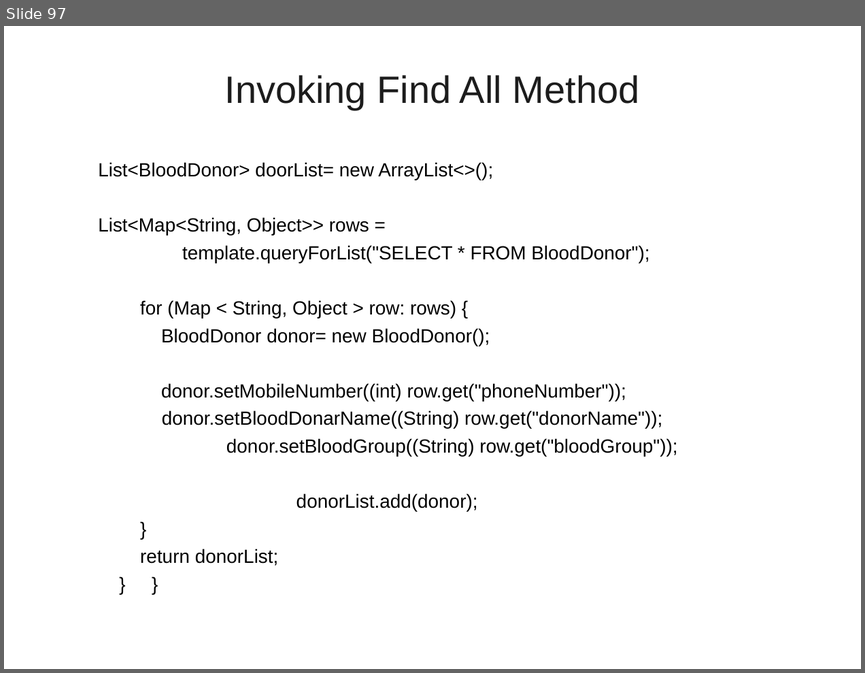
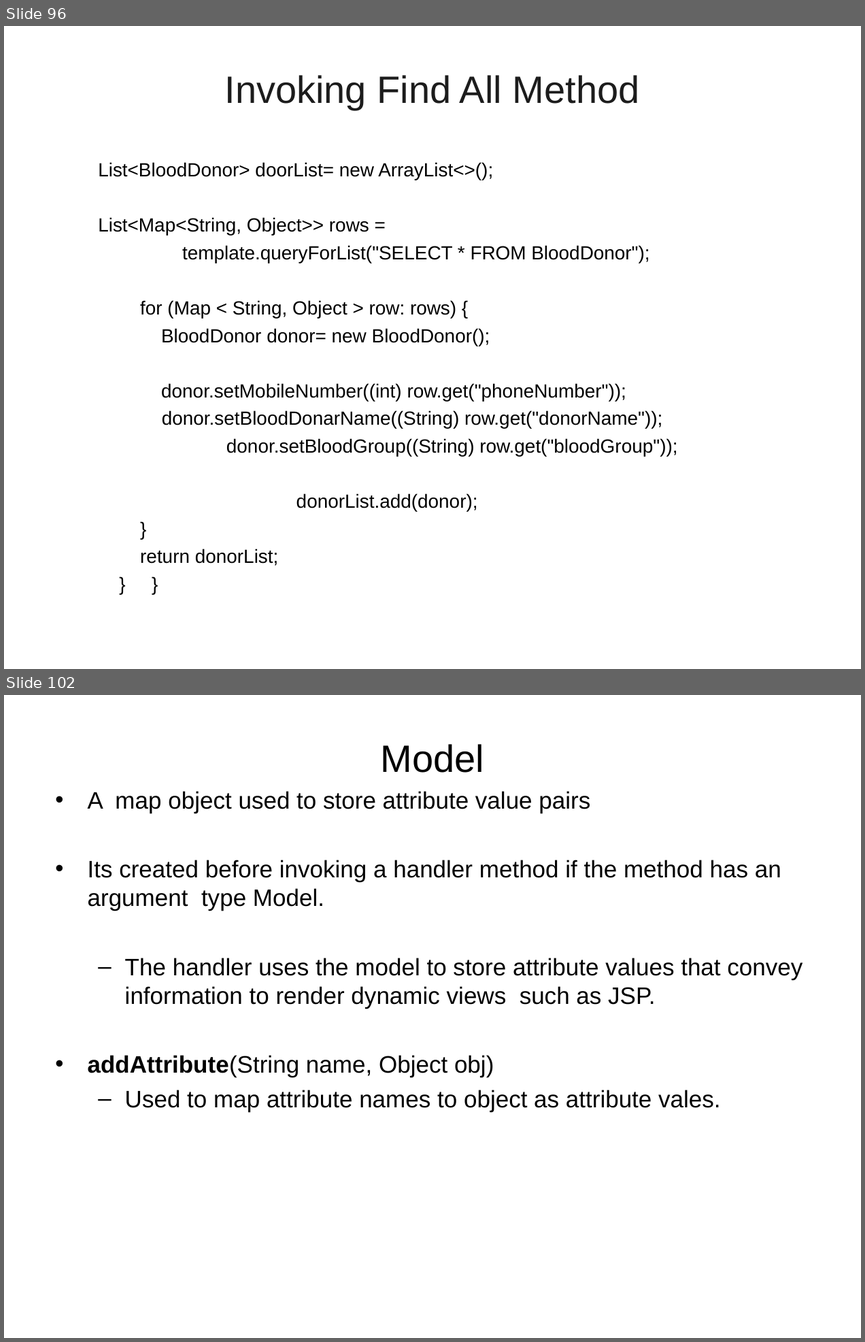
Before and after one commit to vatsanTraining/corejava, a slide deck: SpringBoot_Module1.ppt. Shown one above the other, each under a label of ours: slide 97 before the commit, slides 96 and 102 after it; the slides between them are not shown. The pictures are 865x673 and 865x1342 pixels, drawn with LibreOffice and Linux fonts; fonts in the diff are those of the drawing; background and template pictures are left out. Boxes give left, top, right and bottom in pixels: in the first picture for what was removed or moved away, otherwise in the second. Text is boxed around its words. In the diff, an @@ line names an element or a change of style, - is before the commit and + after.

```diff
--- a/SpringBoot_Module1.ppt
+++ b/SpringBoot_Module1.ppt
@@ slide 102 added at bbox=[4, 695, 861, 1338], background picture (left out) @@
@@ title added at bbox=[381, 744, 485, 773], 32 pt, text #000000 @@
+Model
@@ text added at bbox=[88, 791, 802, 1112], 20 pt, text #000000 @@
+• A map object used to store attribute value pairs
+• Its created before invoking a handler method if the method has an argument type Model.
+  – The handler uses the model to store attribute values that convey information to render dynamic views such as JSP.
+• addAttribute(String name, Object obj)
+  – Used to map attribute names to object as attribute vales.
@@ what was slide 97 is now slide 96 @@
```
Also in this commit, not shown: 2 slides changed, 21 other slides added, 1 slide removed.
